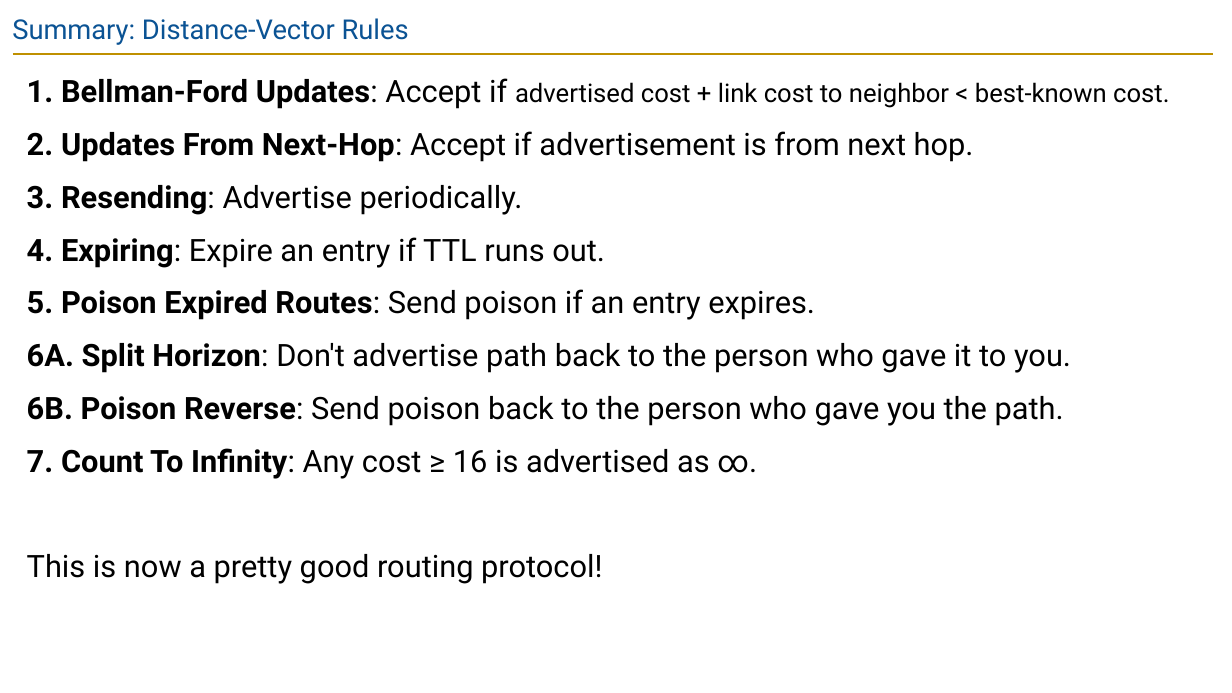
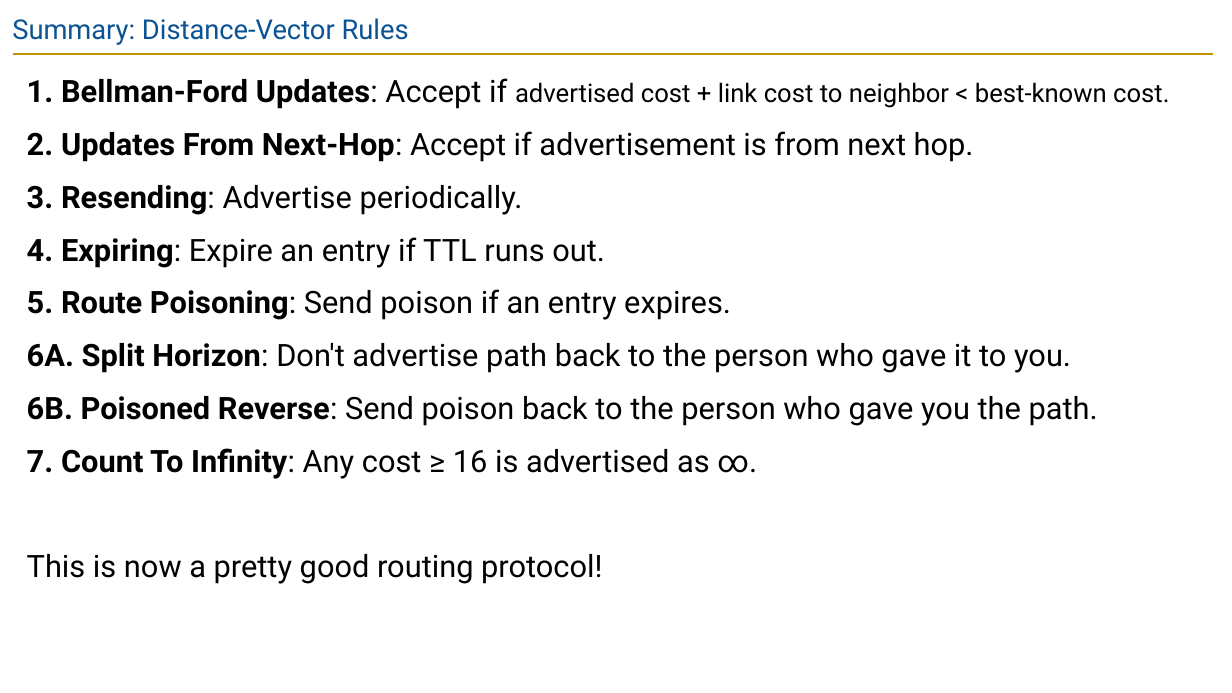
Before and after one commit to guhofstra/CSC175Sp26, a slide deck: slide 113 of PPTs/Lecture 5.2 - Distance-Vector.pptx. Drawn at 1232x693 pixels with LibreOffice and Linux fonts; fonts in the diff are those of the drawing. Boxes give left, top, right and bottom in pixels: in the first picture for what was removed or moved away, otherwise in the second. Text is boxed around its words. In the diff, an @@ line names an element or a change of style, - is before the commit and + after.

```diff
--- a/PPTs/Lecture 5.2 - Distance-Vector.pptx
+++ b/PPTs/Lecture 5.2 - Distance-Vector.pptx
@@ text at [27, 289, 731, 320]: text changed @@
-5. Poison Expired Routes: Send poison if an entry expires.
+5. Route Poisoning: Send poison if an entry expires.
@@ text at [27, 396, 1098, 426]: text changed @@
-6B. Poison Reverse: Send poison back to the person who gave you the path.
+6B. Poisoned Reverse: Send poison back to the person who gave you the path.
```
Also in this commit, not shown: 21 other slides changed, 7 other files.
